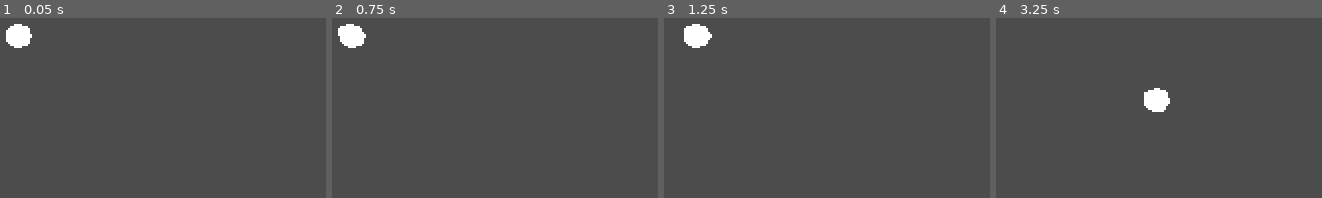
Above: before the commit, frames 1-4 (left to right).
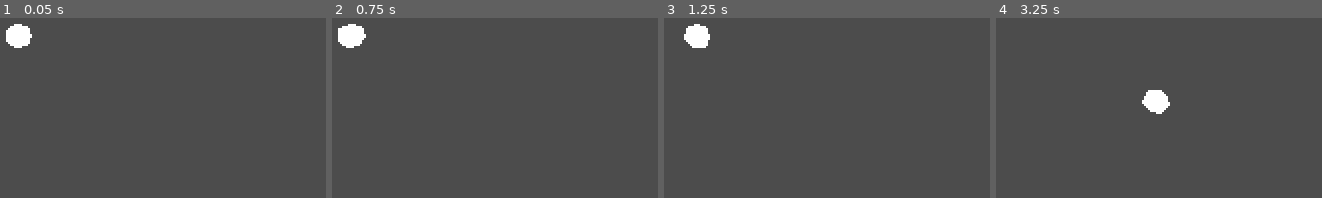
Above: after the commit, the same moments.

Repository: weresharks/krak-jam-2022
Game: Godot game, scene res://Main.tscn
Two runs of this game, one before a commit and one after it. Both use one fixed random seed, a clock stepped at 60 frames per second and the inputs below.
Inputs:
- Up to frame 1 (0.05 s): no input
- Up to frame 2 (0.75 s): tap Enter at 0.5 s; hold Right (tank_right) from 0.53 s (still down)
- Up to frame 3 (1.25 s): keep holding Right (tank_right)
- Up to frame 4 (3.25 s): release Right (tank_right) at 1.28 s; hold Down (tank_down) 1.28-2.03 s; hold Right (tank_right) 2.03-2.78 s; hold Up (tank_up) from 2.78 s (still down)

Frame 1 is identical in both runs. In frame 2, 0.1% of the frame differs, in the area x 1-10%, y 3-17%; in frame 3, 0.1%; in frame 4, 0.1%, in the area x 44-54%, y 38-54%.

Commit message:
update the acceleration params

Diff:
--- a/game/Main.tscn
+++ b/game/Main.tscn
@@ -9,3 +9,5 @@
 [node name="Tank" parent="." instance=ExtResource( 1 )]
 scale = Vector2( 0.1, 0.1 )
 acceleration_impulse = 0.5
+margin_deceleration_impulse = 1.0
+rotation_speed = 7
--- a/game/project.godot
+++ b/game/project.godot
@@ -27,29 +27,6 @@
 
 enabled=PoolStringArray( "res://addons/AsepriteWizard/plugin.cfg" )
 
-[input]
-
-tank_up={
-"deadzone": 0.5,
-"events": [ Object(InputEventKey,"resource_local_to_scene":false,"resource_name":"","device":0,"alt":false,"shift":false,"control":false,"meta":false,"command":false,"pressed":false,"scancode":16777232,"physical_scancode":0,"unicode":0,"echo":false,"script":null)
- ]
-}
-tank_down={
-"deadzone": 0.5,
-"events": [ Object(InputEventKey,"resource_local_to_scene":false,"resource_name":"","device":0,"alt":false,"shift":false,"control":false,"meta":false,"command":false,"pressed":false,"scancode":16777234,"physical_scancode":0,"unicode":0,"echo":false,"script":null)
- ]
-}
-tank_right={
-"deadzone": 0.5,
-"events": [ Object(InputEventKey,"resource_local_to_scene":false,"resource_name":"","device":0,"alt":false,"shift":false,"control":false,"meta":false,"command":false,"pressed":false,"scancode":16777233,"physical_scancode":0,"unicode":0,"echo":false,"script":null)
- ]
-}
-tank_left={
-"deadzone": 0.5,
-"events": [ Object(InputEventKey,"resource_local_to_scene":false,"resource_name":"","device":0,"alt":false,"shift":false,"control":false,"meta":false,"command":false,"pressed":false,"scancode":16777231,"physical_scancode":0,"unicode":0,"echo":false,"script":null)
- ]
-}
-
 [importer_defaults]
 
 texture={
@@ -74,6 +51,29 @@
 "svg/scale": 1.0
 }
 
+[input]
+
+tank_up={
+"deadzone": 0.5,
+"events": [ Object(InputEventKey,"resource_local_to_scene":false,"resource_name":"","device":0,"alt":false,"shift":false,"control":false,"meta":false,"command":false,"pressed":false,"scancode":16777232,"physical_scancode":0,"unicode":0,"echo":false,"script":null)
+ ]
+}
+tank_down={
+"deadzone": 0.5,
+"events": [ Object(InputEventKey,"resource_local_to_scene":false,"resource_name":"","device":0,"alt":false,"shift":false,"control":false,"meta":false,"command":false,"pressed":false,"scancode":16777234,"physical_scancode":0,"unicode":0,"echo":false,"script":null)
+ ]
+}
+tank_right={
+"deadzone": 0.5,
+"events": [ Object(InputEventKey,"resource_local_to_scene":false,"resource_name":"","device":0,"alt":false,"shift":false,"control":false,"meta":false,"command":false,"pressed":false,"scancode":16777233,"physical_scancode":0,"unicode":0,"echo":false,"script":null)
+ ]
+}
+tank_left={
+"deadzone": 0.5,
+"events": [ Object(InputEventKey,"resource_local_to_scene":false,"resource_name":"","device":0,"alt":false,"shift":false,"control":false,"meta":false,"command":false,"pressed":false,"scancode":16777231,"physical_scancode":0,"unicode":0,"echo":false,"script":null)
+ ]
+}
+
 [physics]
 
 common/enable_pause_aware_picking=true
